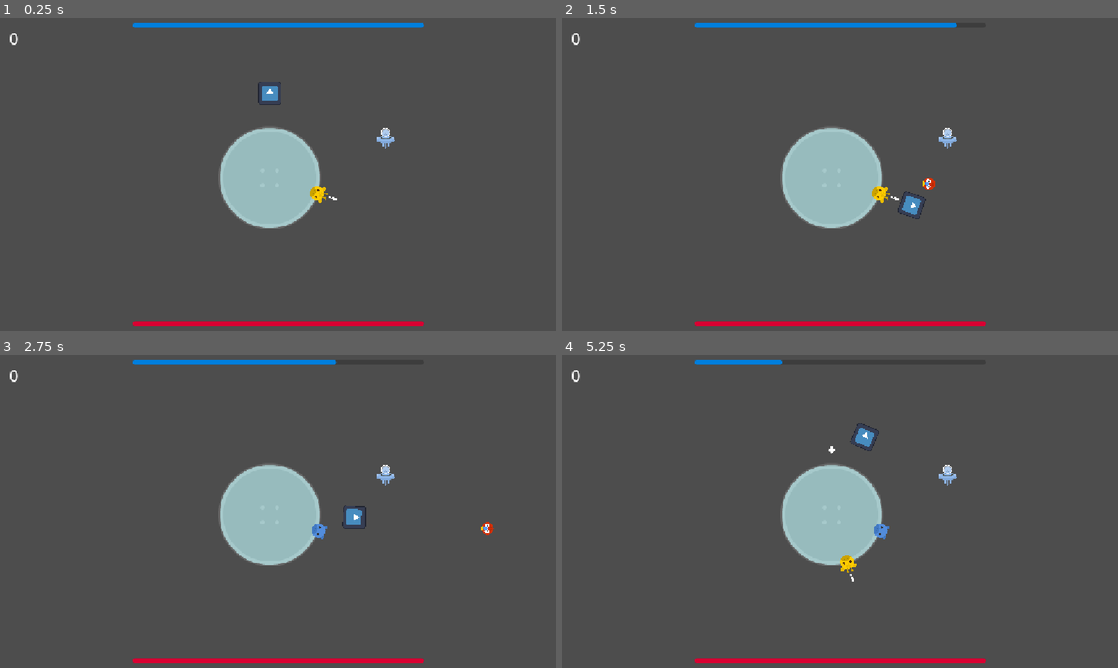
Above: before the commit, frames 1-4 (two rows, left to right).
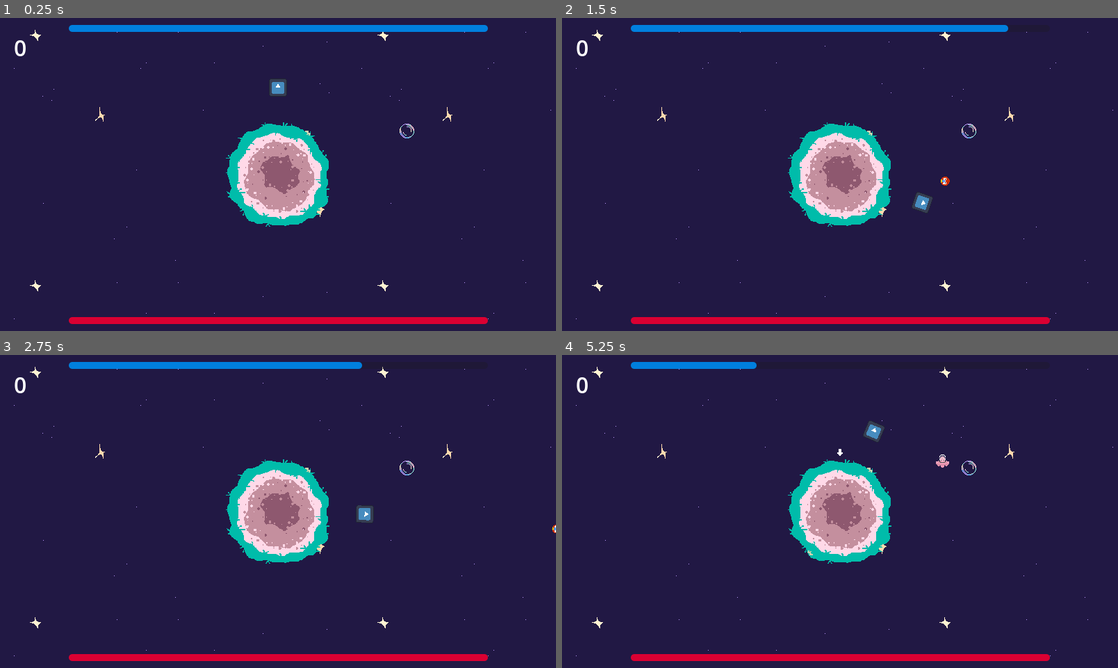
Above: after the commit, the same moments.

Repository: DoubtRabbit/space-farmer
Game: Godot game, scene res://levels/level_base.tscn
The game is run twice, just before and just after one commit, with the same random seed, the same clock (stepped at 60 frames per second) and the same inputs. The engine's default icon, where the game draws it, is replaced by a stand-in: a white triangle on a blue panel in a dark square.
Inputs:
- Up to frame 1 (0.25 s): no input
- Up to frame 2 (1.5 s): tap Enter at 0.5 s; hold Shift (WATER) 0.53-1.28 s; hold D (RIGHT) from 0.53 s (still down); tap Space (ATTACK) at 1.35 s
- Up to frame 3 (2.75 s): tap Shift (WATER) at 1.55 s; release D (RIGHT) at 2.03 s; hold A (LEFT) from 2.03 s (still down); hold Shift (WATER) from 2.03 s (still down)
- Up to frame 4 (5.25 s): release Shift (WATER) at 2.78 s; tap Shift (WATER) at 2.85, 3.8, 4.35 s; hold Space (ATTACK) 3.53-4.28 s; release A (LEFT) at 4.28 s; hold D (RIGHT) from 4.28 s (still down); hold Shift (WATER) from 5.03 s (still down)

The runs differ from the first frame. In frame 1, 99% of the frame differs, in the area x 0-100%, y 0-100%; in frame 2, 99%; in frame 3, 99%; in frame 4, 99%.

Commit message:
Add basic assets

Diff:
--- a/Scenes/bullet/bullet.tscn
+++ b/Scenes/bullet/bullet.tscn
@@ -7,6 +7,7 @@
 radius = 13.0
 
 [node name="Bullet" type="Area2D" unique_id=1474097152]
+scale = Vector2(0.5, 0.5)
 script = ExtResource("1_tlk1b")
 
 [node name="Sprite2D" type="Sprite2D" parent="." unique_id=1234486698]
--- a/Scenes/enemies/exploder/exploder.tscn
+++ b/Scenes/enemies/exploder/exploder.tscn
@@ -13,6 +13,7 @@
 radius = 22.0
 
 [node name="Exploder" type="StaticBody2D" unique_id=305382726]
+scale = Vector2(0.5, 0.5)
 script = ExtResource("1_1nm77")
 
 [node name="Sprite2D" type="Sprite2D" parent="." unique_id=1846031470]
--- a/Scenes/enemies/water_carrier/water_carrier.gd
+++ b/Scenes/enemies/water_carrier/water_carrier.gd
@@ -2,6 +2,7 @@
 
 @export var hitbox_component: HitboxComponent
 @onready var player: CharacterBody2D = $"/root/LevelBase/Player"
+@onready var SPRITE: Sprite2D = $Sprite2D
 
 
 var WATER_QUANTITY
@@ -19,4 +20,6 @@
 
 func die() -> void:
 	player.collect_water(WATER_QUANTITY)
+	SPRITE.region_rect = Rect2(32, 0, 32, 32)
+	await get_tree().create_timer(0.3).timeout
 	queue_free()
--- a/Scenes/enemies/water_carrier/water_carrier.tscn
+++ b/Scenes/enemies/water_carrier/water_carrier.tscn
@@ -1,24 +1,26 @@
 [gd_scene format=3 uid="uid://c3us3rpkhgs2k"]
 
-[ext_resource type="Texture2D" uid="uid://bf6d3v2qbomj2" path="res://assets/enemies/shipBlue_manned.png" id="1_1j8kx"]
 [ext_resource type="Script" uid="uid://1f717vdd444u" path="res://Scenes/enemies/water_carrier/water_carrier.gd" id="1_xi2kl"]
 [ext_resource type="PackedScene" uid="uid://c2xbsog7378no" path="res://Components/health_component/health_component.tscn" id="2_rsmor"]
+[ext_resource type="Texture2D" uid="uid://cyxhyu16mecvc" path="res://assets/enemies/WaterCarrier.png" id="2_xi2kl"]
 [ext_resource type="PackedScene" uid="uid://dhrvm8ls0etdo" path="res://Components/hitbox_component/hitbox_component.tscn" id="3_xi2kl"]
 
 [sub_resource type="CircleShape2D" id="CircleShape2D_1j8kx"]
-radius = 19.0
+radius = 14.0
 
 [sub_resource type="CircleShape2D" id="CircleShape2D_lrejs"]
-radius = 20.0
+radius = 14.0
 
 [node name="WaterCarrier" type="RigidBody2D" unique_id=1683511076 node_paths=PackedStringArray("hitbox_component")]
+scale = Vector2(0.5, 0.5)
 gravity_scale = 0.0
 script = ExtResource("1_xi2kl")
 hitbox_component = NodePath("HitboxComponent")
 
 [node name="Sprite2D" type="Sprite2D" parent="." unique_id=953190715]
-scale = Vector2(0.3, 0.3)
-texture = ExtResource("1_1j8kx")
+texture = ExtResource("2_xi2kl")
+region_enabled = true
+region_rect = Rect2(0, 0, 32, 32)
 
 [node name="CollisionShape2D" type="CollisionShape2D" parent="." unique_id=765270684]
 shape = SubResource("CircleShape2D_1j8kx")
--- a/levels/level_base.tscn
+++ b/levels/level_base.tscn
@@ -4,44 +4,59 @@
 [ext_resource type="PackedScene" uid="uid://dyc1qcfwrmuxu" path="res://Scenes/planet/planet.tscn" id="2_da5si"]
 [ext_resource type="PackedScene" uid="uid://b6mj7a5g5yjpi" path="res://Scenes/player/player.tscn" id="3_ep22m"]
 [ext_resource type="PackedScene" uid="uid://coc7trwnug3u3" path="res://Scenes/gameui/game_ui.tscn" id="5_ep22m"]
+[ext_resource type="Texture2D" uid="uid://b837x04eqj1yn" path="res://assets/Stars.png" id="5_jd1fy"]
 [ext_resource type="Script" uid="uid://vk1nt1kin0wt" path="res://levels/spawner.gd" id="6_jd1fy"]
 [ext_resource type="PackedScene" uid="uid://c3us3rpkhgs2k" path="res://Scenes/enemies/water_carrier/water_carrier.tscn" id="6_ts4ud"]
 
 [node name="LevelBase" type="Node2D" unique_id=400424548]
 script = ExtResource("1_vmt1o")
 
+[node name="Background" type="CanvasLayer" parent="." unique_id=519624267]
+layer = -1
+
+[node name="TextureRect" type="TextureRect" parent="Background" unique_id=1622045711]
+texture_repeat = 2
+anchors_preset = 15
+anchor_right = 1.0
+anchor_bottom = 1.0
+grow_horizontal = 2
+grow_vertical = 2
+texture = ExtResource("5_jd1fy")
+expand_mode = 1
+stretch_mode = 1
+
 [node name="Planet" parent="." unique_id=1616248690 instance=ExtResource("2_da5si")]
-position = Vector2(559, 331)
+position = Vector2(263, 179)
 
 [node name="Player" parent="." unique_id=2004504212 instance=ExtResource("3_ep22m")]
 position = Vector2(350, 329)
 
 [node name="Projectiles" type="Node2D" parent="." unique_id=190500883]
 
+[node name="WaterCarrier" parent="." unique_id=1683511076 instance=ExtResource("6_ts4ud")]
+position = Vector2(585, 163)
+
 [node name="CanvasLayer" type="CanvasLayer" parent="." unique_id=1572704658]
 
 [node name="GameUI" parent="CanvasLayer" unique_id=1643967851 instance=ExtResource("5_ep22m")]
-
-[node name="WaterCarrier" parent="." unique_id=1683511076 instance=ExtResource("6_ts4ud")]
-position = Vector2(799, 249)
 
 [node name="Spawner" type="Node2D" parent="." unique_id=77549691]
 script = ExtResource("6_jd1fy")
 
 [node name="Timer" type="Timer" parent="Spawner" unique_id=281359322]
-wait_time = 6.0
+wait_time = 3.0
 autostart = true
 
 [node name="Marker2D" type="Marker2D" parent="Spawner" unique_id=488903298]
-position = Vector2(88, 557)
+position = Vector2(60, 405)
 
 [node name="Marker2D2" type="Marker2D" parent="Spawner" unique_id=1944741704]
-position = Vector2(87, 120)
+position = Vector2(72, 66)
 
 [node name="Marker2D3" type="Marker2D" parent="Spawner" unique_id=874148030]
-position = Vector2(997, 102)
+position = Vector2(748, 54)
 
 [node name="Marker2D4" type="Marker2D" parent="Spawner" unique_id=546920676]
-position = Vector2(1029, 541)
+position = Vector2(734, 401)
 
 [connection signal="timeout" from="Spawner/Timer" to="Spawner" method="_on_timer_timeout"]
--- a/project.godot
+++ b/project.godot
@@ -21,6 +21,10 @@
 
 [display]
 
+window/size/viewport_width=800
+window/size/viewport_height=450
+window/size/mode=2
+window/size/resizable=false
 window/stretch/mode="canvas_items"
 window/stretch/aspect="expand"
 
@@ -57,3 +61,4 @@
 rendering_device/driver.windows="d3d12"
 renderer/rendering_method="gl_compatibility"
 renderer/rendering_method.mobile="gl_compatibility"
+environment/defaults/default_clear_color=Color(0.12941177, 0.09411765, 0.26666668, 1)
--- a/scenes/planet/planet.gd
+++ b/scenes/planet/planet.gd
@@ -1,6 +1,7 @@
 extends StaticBody2D
 class_name Planet
 
+@onready var game_start_pos := get_viewport_rect().size / 2.0
 @onready var sprite: Sprite2D = $Sprite2D
 @onready var plants: Node2D = $Plants
 @onready var plant_timer: Timer = $PlantTimer
@@ -9,13 +10,14 @@
 
 const PLANT = preload("res://Scenes/plant/plant.tscn")
 var surface_offset # this is an OFFSET, not global position
-var GROWING_SLOTS = 20 # number of plants that can grow
+var GROWING_SLOTS = 10 # number of plants that can grow
 var MAX_PLANTS = 5 # number of plants allowed on planet
 var free_spots: Array[int] = [] # array of 1 to GROWING_SLOTS
 
 # Called when the node enters the scene tree for the first time.
 func _ready() -> void:
-	surface_offset = Vector2(0, sprite.texture.get_width())
+	position = game_start_pos
+	surface_offset = Vector2(0, sprite.texture.get_width()/1.7)
 	for i in range(0, GROWING_SLOTS):
 		free_spots.append(i)
 	spawn_plant()
--- a/scenes/planet/planet.tscn
+++ b/scenes/planet/planet.tscn
@@ -1,15 +1,15 @@
 [gd_scene format=3 uid="uid://dyc1qcfwrmuxu"]
 
 [ext_resource type="Script" uid="uid://b01rie2l6c2x8" path="res://Scenes/planet/planet.gd" id="1_25nq4"]
-[ext_resource type="Texture2D" uid="uid://b6gpeuu5s1cgm" path="res://assets/target_back_outline.png" id="1_invnv"]
 [ext_resource type="PackedScene" uid="uid://c2xbsog7378no" path="res://Components/health_component/health_component.tscn" id="2_25nq4"]
+[ext_resource type="Texture2D" uid="uid://dpevoduqe0noj" path="res://assets/Planet.png" id="3_7d7q5"]
 [ext_resource type="PackedScene" uid="uid://dhrvm8ls0etdo" path="res://Components/hitbox_component/hitbox_component.tscn" id="4_xntnt"]
 
 [sub_resource type="CircleShape2D" id="CircleShape2D_lrejs"]
-radius = 137.0
+radius = 97.66155
 
 [sub_resource type="CircleShape2D" id="CircleShape2D_3o735"]
-radius = 136.0
+radius = 97.36986
 
 [node name="Planet" type="StaticBody2D" unique_id=1616248690 node_paths=PackedStringArray("health_component", "hitbox_component")]
 scale = Vector2(0.75, 0.75)
@@ -28,8 +28,7 @@
 shape = SubResource("CircleShape2D_lrejs")
 
 [node name="Sprite2D" type="Sprite2D" parent="." unique_id=466585042]
-scale = Vector2(2, 2)
-texture = ExtResource("1_invnv")
+texture = ExtResource("3_7d7q5")
 
 [node name="Plants" type="Node2D" parent="." unique_id=1852134911]
 
--- a/scenes/plant/plant.gd
+++ b/scenes/plant/plant.gd
@@ -1,11 +1,10 @@
 extends StaticBody2D
 class_name Plant
+const BASIC_FLOWER = preload("uid://bcx5emhwrx1v3")
+var growth_state = -1 # track growth state
+var thirsty = true
 
-const STATE_0 = preload("uid://dsk30b8hdgyxv")
-const STATE_1 = preload("uid://di3127qi3e7e3")
-const STATE_2 = preload("uid://bdim5resiwutq")
-var growth_state = 1 # track growth state
-var thirsty = true
+# TODO: use enums
 
 @onready var thirsty_icon: Sprite2D = $ThirstyIcon
 @onready var sprite: Sprite2D = $Sprite2D
@@ -23,21 +22,19 @@
 	print("Attempting to grow from growth state ", growth_state)
 	if (thirsty):
 		disable_thirsty()
+		growth_state += 1
 		growth_cooldown.start(randf_range(3, 10))
 		match growth_state:
 			0:
-				sprite.texture = STATE_0
-				growth_state += 1
-				print("Grew plant to growth state ", growth_state)
-			1:
-				sprite.texture = STATE_1
-				growth_state += 1
+				sprite.region_rect = Rect2(0, 0, 48, 48)
 				print("Grew plant to growth state ", growth_state)
 			2:
-				sprite.texture = STATE_2
-				growth_state += 1
+				sprite.region_rect = Rect2(96, 0, 48, 48)
+				print("Grew plant to growth state ", growth_state)
+			4:
+				sprite.region_rect = Rect2(192, 0, 48, 48)
 				print("Plant finished growing!")
-			3:
+			6:
 				harvest_plant()
 				print("Plant harvested!")
 
@@ -50,12 +47,23 @@
 
 func enable_thirsty() -> void:
 	thirsty = true
-	thirsty_icon.visible = true
+	#thirsty_icon.visible = true
+	growth_state += 1
+	print(growth_state)
+	match growth_state:
+			0:
+				sprite.region_rect = Rect2(48, 0, 48, 48)
+			1:
+				sprite.region_rect = Rect2(144, 0, 48, 48)
+			3:
+				sprite.region_rect = Rect2(240, 0, 48, 48)
+			5:
+				sprite.region_rect = Rect2(192, 0, 48, 48)
 
 
 func disable_thirsty() -> void:
 	thirsty = false
-	thirsty_icon.visible = false
+	#thirsty_icon.visible = false
 
 func _on_growth_cooldown_timeout() -> void:
 	enable_thirsty()
--- a/scenes/plant/plant.tscn
+++ b/scenes/plant/plant.tscn
@@ -1,28 +1,41 @@
 [gd_scene format=3 uid="uid://css6cdf7x3m2k"]
 
 [ext_resource type="Script" uid="uid://bl6ujohkm4667" path="res://Scenes/plant/plant.gd" id="1_gm68k"]
-[ext_resource type="Texture2D" uid="uid://dsk30b8hdgyxv" path="res://assets/plants/state_0.png" id="1_q18sh"]
+[ext_resource type="Texture2D" uid="uid://bcx5emhwrx1v3" path="res://assets/plants/BasicFlower.png" id="2_1lpeu"]
 [ext_resource type="Texture2D" uid="uid://dax5f15eexeug" path="res://assets/plants/exclamation.png" id="3_85esa"]
 
 [sub_resource type="CircleShape2D" id="CircleShape2D_lrejs"]
-radius = 159.99998
+radius = 24.020824
+
+[sub_resource type="Animation" id="Animation_1lpeu"]
+resource_name = "BasicFlower"
+
+[sub_resource type="AnimationLibrary" id="AnimationLibrary_oncav"]
+_data = {
+&"BasicFlower": SubResource("Animation_1lpeu")
+}
 
 [node name="Plant" type="StaticBody2D" unique_id=274980752]
-scale = Vector2(0.15, 0.15)
 script = ExtResource("1_gm68k")
 
 [node name="CollisionShape2D" type="CollisionShape2D" parent="." unique_id=270161497]
 shape = SubResource("CircleShape2D_lrejs")
 
 [node name="Sprite2D" type="Sprite2D" parent="." unique_id=1167622549]
-texture = ExtResource("1_q18sh")
+texture = ExtResource("2_1lpeu")
+region_enabled = true
+region_rect = Rect2(48, 0, 48, 48)
 
 [node name="GrowthCooldown" type="Timer" parent="." unique_id=371207212]
 one_shot = true
 
 [node name="ThirstyIcon" type="Sprite2D" parent="." unique_id=1404902878]
-position = Vector2(0, -280)
-scale = Vector2(5, 5)
+visible = false
+position = Vector2(0, -33)
+scale = Vector2(0.6350001, 0.69999975)
 texture = ExtResource("3_85esa")
 
+[node name="AnimationPlayer" type="AnimationPlayer" parent="." unique_id=155310177]
+libraries/ = SubResource("AnimationLibrary_oncav")
+
 [connection signal="timeout" from="GrowthCooldown" to="." method="_on_growth_cooldown_timeout"]
--- a/scenes/player/player.gd
+++ b/scenes/player/player.gd
@@ -7,7 +7,7 @@
 
 var speed = 2 # this is in radians
 var CONSTANT_SPEED = 2
-var distance = 175
+var distance = 125
 var WATER_CAPACITY = 100
 var current_water
 var WATER_SHOT = 10 # quantity of water each shot takes
--- a/scenes/player/player.tscn
+++ b/scenes/player/player.tscn
@@ -13,7 +13,7 @@
 size = Vector2(62, 62)
 
 [node name="Player" type="CharacterBody2D" unique_id=2004504212 node_paths=PackedStringArray("attack")]
-scale = Vector2(0.75, 0.75)
+scale = Vector2(0.4, 0.4)
 script = ExtResource("1_ca0mu")
 attack = NodePath("BasicShoot")
 
--- a/scenes/waterdrop/waterdrop.tscn
+++ b/scenes/waterdrop/waterdrop.tscn
@@ -8,7 +8,7 @@
 height = 36.0
 
 [node name="Waterdrop" type="Area2D" unique_id=1633190558]
-scale = Vector2(0.5, 0.5)
+scale = Vector2(0.3, 0.3)
 script = ExtResource("1_o1v24")
 
 [node name="Sprite2D" type="Sprite2D" parent="." unique_id=417932630]
Binary file added: assets/Stars.png
Not shown, changed: assets/Stars.png.import
Binary file added: assets/enemies/WaterCarrier.png
Not shown, changed: assets/enemies/WaterCarrier.png.import
Binary file added: assets/plants/BasicFlower.png
Not shown, changed: assets/plants/BasicFlower.png.import
Binary file removed: assets/plants/state_0.png
Binary file removed: assets/plants/state_1.png
Binary file removed: assets/plants/state_2.png
